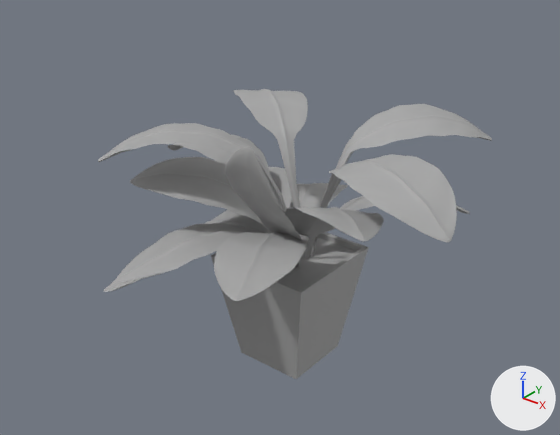
An edit to the FBX model WS_RLT/Assets/LA/Meshes/SM_Pot_Plante_1.fbx, drawn before and after from the same camera.
Camera for both pictures: a 50 mm camera at (1.361, -1.756, 1.582) aimed at (0.006, -0.063, 0.532). Lighting does not change. The marker at lower right points along +X, +Y and +Z. Where no turn or scale is listed for an object, it has been applied to the vertices.

Before the edit, the objects in view are built like this:
```python
ob_pcube377 = bpy.data.objects.new('pCube377', me_mesh_003)
ob_pcube377.location = (0.086, -0.188, 0.597)
ob_pcube382 = bpy.data.objects.new('pCube382', me_mesh_014)
ob_pcube382.location = (-0.242, -0.209, 0.345)
ob_pcube383 = bpy.data.objects.new('pCube383', me_mesh_013)
ob_pcube383.location = (-0.3, 0.025, 0.334)
ob_pcube384 = bpy.data.objects.new('pCube384', me_mesh_008)
ob_pcube384.location = (-0.137, 0.268, 0.413)
ob_pcube389 = bpy.data.objects.new('pCube389', me_mesh_015)
ob_pcube389.location = (0.109, -0.243, 0.486)
ob_pcube391 = bpy.data.objects.new('pCube391', me_mesh_005)
ob_pcube391.location = (-0.251, 0.16, 0.443)
ob_pcube392 = bpy.data.objects.new('pCube392', me_mesh_006)
ob_pcube392.location = (-0.193, -0.108, 0.537)
ob_pcube394 = bpy.data.objects.new('pCube394', me_mesh_002)
ob_pcube394.location = (0.031, 0.037, 0.421)
ob_pcube395 = bpy.data.objects.new('pCube395', me_mesh_001)
ob_pcube395.location = (0.031, 0.037, 0.421)
# also in view: 'pCube393' at (-0.225, 0.234, 0.554); 'pCube380' at (0.227, 0.294, 0.554); 'pCube370' at (-0.001, 0.0, 0.192); 'pCube388' at (-0.135, -0.235, 0.428); 'pCube390' at (-0.325, 0.096, 0.401)
```
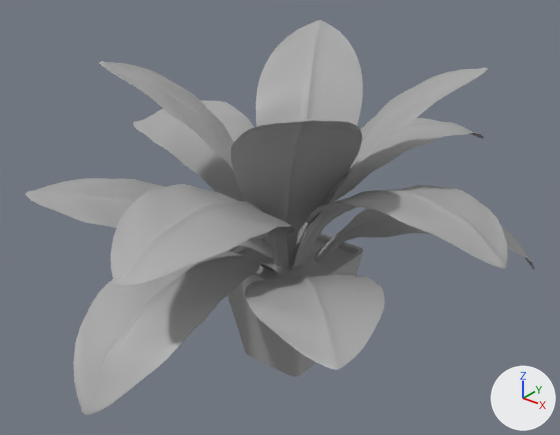
Diff of the bpy script that builds the scene:
```diff
--- a/WS_RLT/Assets/LA/Meshes/SM_Pot_Plante_1.fbx.py
+++ b/WS_RLT/Assets/LA/Meshes/SM_Pot_Plante_1.fbx.py
@@ me_mesh_012 @@
 # used by ob_pcube370; parent = ob_group69; location = (0.423, -41.41, 3.766)
-me_mesh_012.from_pydata(...)  # 16 vertices, 14 faces; spans x -30.4..30.4, y -32.0..32.0, z -30.4..30.4
+me_mesh_012.from_pydata(...)  # 36 vertices, 29 faces; spans x -17.8..17.8, y 0.0..37.5, z -17.8..17.8
+# me_mesh_012 part 1: the whole mesh is rebuilt
 me_mesh_012.materials.append(mat_standardsurface1)
@@ ob_pcube391 @@
-ob_pcube391 = bpy.data.objects.new('pCube391', me_mesh_005)
@@ ob_pcube394 @@
-ob_pcube394 = bpy.data.objects.new('pCube394', me_mesh_002)
@@ ob_pcube384 @@
-ob_pcube384 = bpy.data.objects.new('pCube384', me_mesh_008)
@@ ob_pcube392 @@
-ob_pcube392 = bpy.data.objects.new('pCube392', me_mesh_006)
@@ ob_pcube382 @@
-ob_pcube382 = bpy.data.objects.new('pCube382', me_mesh_014)
@@ ob_pcube377 @@
-ob_pcube377 = bpy.data.objects.new('pCube377', me_mesh_003)
@@ ob_pcube389 @@
-ob_pcube389 = bpy.data.objects.new('pCube389', me_mesh_015)
@@ ob_pcube395 @@
-ob_pcube395 = bpy.data.objects.new('pCube395', me_mesh_001)
@@ ob_pcube381 @@
-ob_pcube381 = bpy.data.objects.new('pCube381', me_mesh_009)
@@ ob_pcube383 @@
-ob_pcube383 = bpy.data.objects.new('pCube383', me_mesh_013)
@@ ob_pcube390 @@
-ob_pcube390 = bpy.data.objects.new('pCube390', me_mesh_004)
@@ ob_pcube380 @@
-ob_pcube380 = bpy.data.objects.new('pCube380', me_mesh_007)
@@ ob_pcube385 @@
-ob_pcube385 = bpy.data.objects.new('pCube385', me_mesh_011)
@@ ob_pcube388 @@
-ob_pcube388 = bpy.data.objects.new('pCube388', me_mesh_010)
@@ ob_pcube393 @@
-ob_pcube393 = bpy.data.objects.new('pCube393', me_mesh)
@@ ob_pcube370 @@
 ob_pcube370 = bpy.data.objects.new('pCube370', me_mesh_012)
-ob_pcube370.parent = ob_group69
-ob_pcube370.location = (0.423, -41.41, 3.766)
+ob_pcube370.parent = ob_plante_1
+ob_pcube370.location = (-0.0601, 0.0, 0.0)
@@ ob_plante_1 @@
+ob_plante_1 = bpy.data.objects.new('Plante_1', None)
+ob_plante_1.parent = ob_group70
+ob_plante_1.location = (0.0, 0.0, 0.0)
@@ ob_group70 @@
+ob_group70 = bpy.data.objects.new('group70', None)
+ob_group70.location = (0.0, 0.0, 0.0)
+ob_group70.rotation_euler = (1.571, 0.0, 0.0)  # degrees (90, 0, 0)
+ob_group70.scale = (0.01, 0.01, 0.01)
@@ ob_pcube515 @@
+ob_pcube515 = bpy.data.objects.new('pCube515', me_mesh_004_1)  # 299 vertices, 268 faces; spans x -0.348..0.361, y -0.276..0.279, z -0.221..0.051; in mat_standardsurface1 (grey #aaaaaa)
+ob_pcube515.location = (-0.317, -0.255, 0.54)
@@ ob_pcube524 @@
+ob_pcube524 = bpy.data.objects.new('pCube524', me_mesh_008_1)  # 299 vertices, 268 faces; spans x 0.0..0.483, y -0.072..0.294, z -0.001..0.7; in mat_standardsurface1 (grey #aaaaaa)
+ob_pcube524.location = (0.022, -0.028, 0.327)
@@ ob_pcube523 @@
+ob_pcube523 = bpy.data.objects.new('pCube523', me_mesh_012_1)  # 299 vertices, 268 faces; spans x -0.294..0.072, y 0.0..0.483, z -0.001..0.7; in mat_standardsurface1 (grey #aaaaaa)
+ob_pcube523.location = (0.022, -0.028, 0.327)
@@ ob_pcube520 @@
+ob_pcube520 = bpy.data.objects.new('pCube520', me_mesh_002_1)  # 299 vertices, 268 faces; spans x -0.053..0.355, y 0.034..0.705, z 0.022..0.444; in mat_standardsurface1 (grey #aaaaaa)
+ob_pcube520.location = (0.0, -0.011, 0.304)
@@ ob_pcube518 @@
+ob_pcube518 = bpy.data.objects.new('pCube518', me_mesh_007_1)  # 299 vertices, 268 faces; spans x -0.097..0.248, y -0.762..-0.044, z 0.022..0.444; in mat_standardsurface1 (grey #aaaaaa)
+ob_pcube518.location = (0.0, -0.011, 0.304)
@@ ob_pcube514 @@
+ob_pcube514 = bpy.data.objects.new('pCube514', me_mesh_005_1)  # 299 vertices, 268 faces; spans x -0.172..0.172, y -0.84..-0.052, z -0.032..0.219; in mat_standardsurface1 (grey #aaaaaa)
+ob_pcube514.location = (0.0, -0.011, 0.304)
@@ ob_pcube521 @@
+ob_pcube521 = bpy.data.objects.new('pCube521', me_mesh_010_1)  # 299 vertices, 268 faces; spans x -0.758..-0.042, y -0.135..0.218, z 0.022..0.444; in mat_standardsurface1 (grey #aaaaaa)
+ob_pcube521.location = (0.0, -0.011, 0.304)
@@ ob_pcube519 @@
+ob_pcube519 = bpy.data.objects.new('pCube519', me_mesh_006_1)  # 299 vertices, 268 faces; spans x 0.042..0.758, y -0.218..0.135, z 0.022..0.444; in mat_standardsurface1 (grey #aaaaaa)
+ob_pcube519.location = (0.0, -0.011, 0.304)
@@ ob_pcube516 @@
+ob_pcube516 = bpy.data.objects.new('pCube516', me_mesh_001_1)  # 299 vertices, 268 faces; spans x 0.023..0.625, y 0.023..0.625, z -0.032..0.219; in mat_standardsurface1 (grey #aaaaaa)
+ob_pcube516.location = (0.0, -0.011, 0.304)
@@ ob_pcube525 @@
+ob_pcube525 = bpy.data.objects.new('pCube525', me_mesh_011_1)  # 299 vertices, 268 faces; spans x -0.03..0.378, y -0.41..0.002, z -0.001..0.7; in mat_standardsurface1 (grey #aaaaaa)
+ob_pcube525.location = (0.022, -0.028, 0.327)
@@ ob_pcube513 @@
+ob_pcube513 = bpy.data.objects.new('pCube513', me_mesh_003_1)  # 299 vertices, 268 faces; spans x -0.027..0.578, y -0.611..0.0, z -0.003..0.337; in mat_standardsurface1 (grey #aaaaaa)
+ob_pcube513.location = (0.04, -0.02, 0.257)
@@ ob_pcube522 @@
+ob_pcube522 = bpy.data.objects.new('pCube522', me_mesh_009_1)  # 299 vertices, 268 faces; spans x -0.41..0.002, y -0.378..0.03, z -0.001..0.7; in mat_standardsurface1 (grey #aaaaaa)
+ob_pcube522.location = (0.022, -0.028, 0.327)
```

Pixel boxes (x1, y1, x2, y2) of what changed, in the pictures (560 x 435 px):
'pCube514', added: after (73, 251, 278, 415)
'pCube370', reshaped, moved: before (211, 232, 369, 379); after (228, 234, 364, 377)
'pCube518', added: after (110, 184, 295, 287)
'pCube525', added: after (231, 118, 362, 266)
'pCube513', added: after (245, 274, 385, 370)
'pCube523', added: after (256, 20, 363, 264)
'pCube519', added: after (293, 185, 508, 269)
'pCube395', deleted: before (304, 154, 457, 259)
'pCube389', deleted: before (214, 232, 309, 301)
'pCube521', added: after (133, 100, 272, 258)
'pCube515', added: after (25, 178, 276, 260)
'pCube392', deleted: before (130, 157, 263, 224)
'pCube380', deleted: before (310, 104, 492, 257)
'pCube524', added: after (290, 67, 488, 271)
'pCube522', added: after (99, 61, 289, 265)
'pCube388', deleted: before (115, 223, 262, 282)
'pCube393', deleted: before (234, 89, 308, 252)
'pCube377', deleted: before (225, 147, 301, 269)
'pCube520', added: after (329, 118, 484, 203)
'pCube394', deleted: before (98, 123, 286, 213)
'pCube381', deleted: before (285, 207, 384, 245)
'pCube516', added: after (314, 208, 535, 269)
'pCube390', deleted: before (168, 135, 269, 182)
'pCube384', deleted: before (289, 183, 348, 208)
'pCube383', deleted: before (204, 210, 267, 233)
'pCube391', deleted: before (261, 167, 292, 233)
'pCube385', deleted: before (339, 196, 470, 214)
'pCube382', deleted: before (103, 279, 140, 292)
